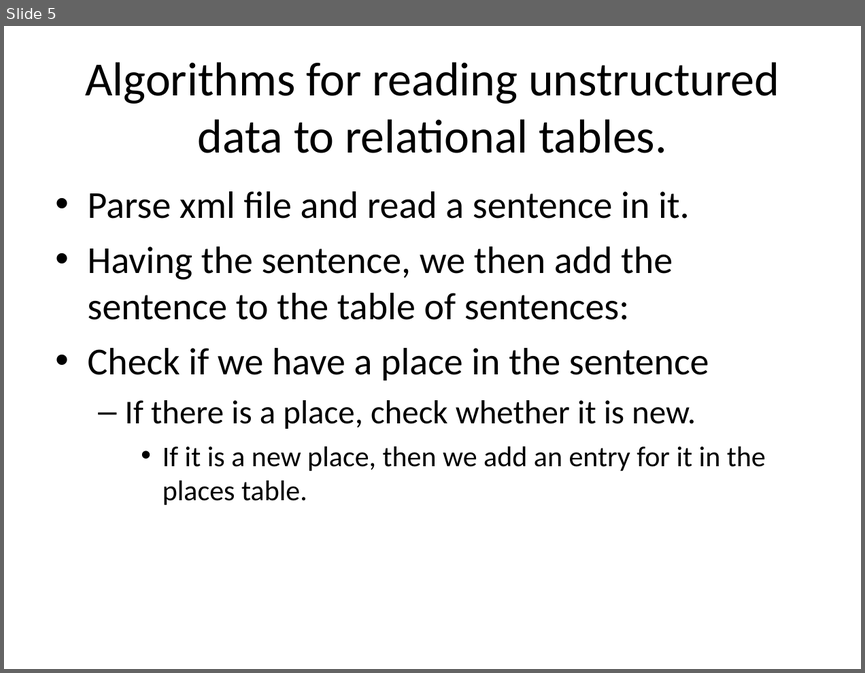
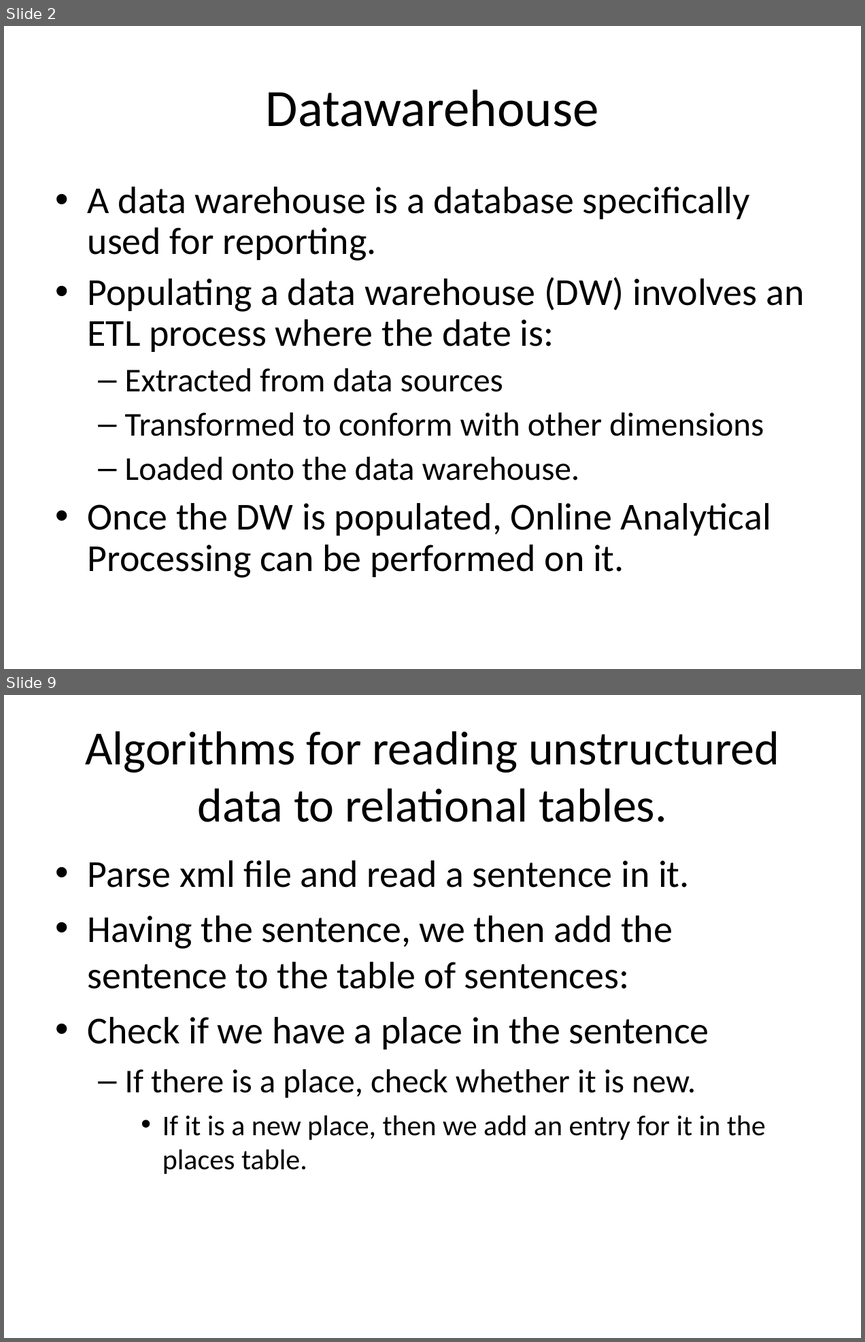
Before and after one commit to edvelezg/unb-dw, a slide deck: project/Presentation/Datawarehousing.ppt. Shown one above the other, each under a label of ours: slide 5 before the commit, slides 2 and 9 after it; the slides between them are not shown. The pictures are 865x673 and 865x1342 pixels, drawn with LibreOffice and Linux fonts; fonts in the diff are those of the drawing. Boxes give left, top, right and bottom in pixels: in the first picture for what was removed or moved away, otherwise in the second. Text is boxed around its words. In the diff, an @@ line names an element or a change of style, - is before the commit and + after.

```diff
--- a/project/Presentation/Datawarehousing.ppt
+++ b/project/Presentation/Datawarehousing.ppt
@@ slide 2 added at [4,26,861,669], background #FFFFFF @@
@@ title added at [266,89,599,127], 44 pt, text #000000 @@
+Datawarehouse
@@ text added at [88,186,804,577], 32 pt, text #000000 @@
+• A data warehouse is a database specifically used for reporting.
+• Populating a data warehouse (DW) involves an ETL process where the date is:
+  – Extracted from data sources
+  – Transformed to conform with other dimensions
+  – Loaded onto the data warehouse.
+• Once the DW is populated, Online Analytical Processing can be performed on it.
@@ what was slide 5 is now slide 9 @@
```
Also in this commit, not shown: 11 other slides added, 3 slides removed.
